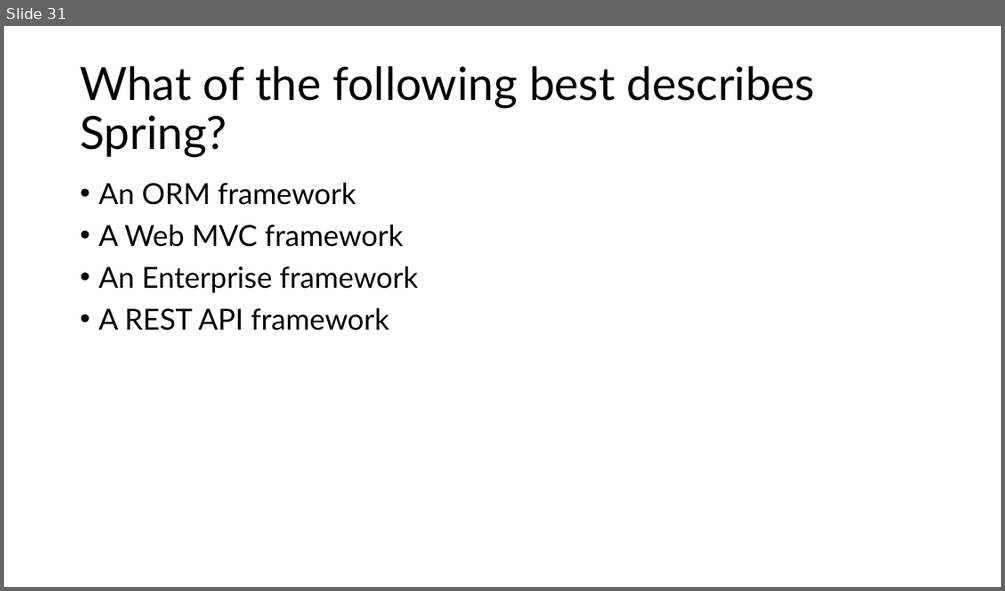
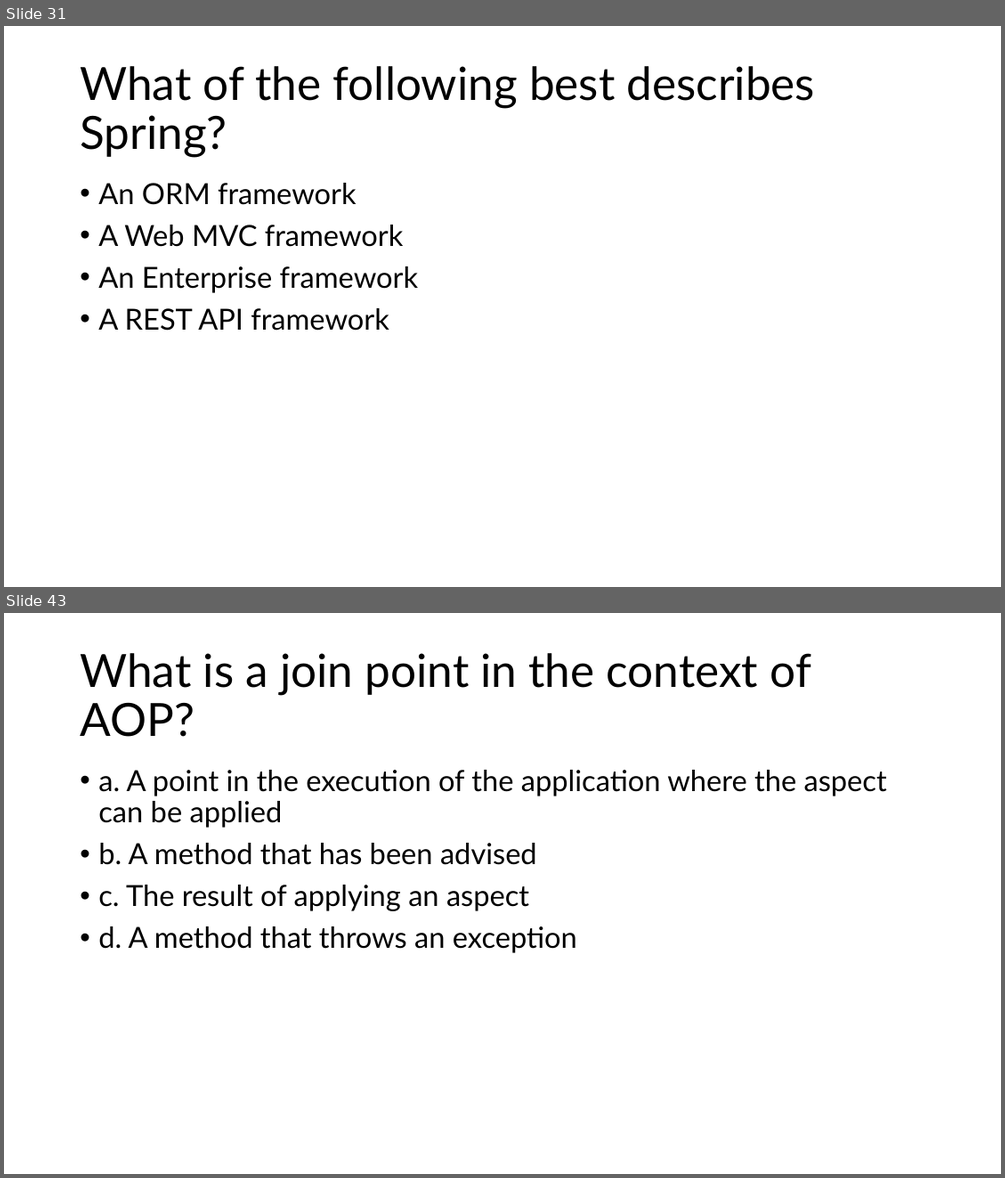
Before and after one commit to aniljos/FS-May-2024, a slide deck: Presentation/MCQ's.pptx. Shown one above the other, each under a label of ours: slide 31 before the commit, slides 31 and 43 after it; the slides between them are not shown. The pictures are 1005x591 and 1005x1178 pixels, drawn with LibreOffice and Linux fonts; fonts in the diff are those of the drawing. Boxes give left, top, right and bottom in pixels: in the first picture for what was removed or moved away, otherwise in the second. Text is boxed around its words. In the diff, an @@ line names an element or a change of style, - is before the commit and + after.

```diff
--- a/Presentation/MCQ's.pptx
+++ b/Presentation/MCQ's.pptx
@@ slide 43 added at <box>4,613,1001,1174</box>, background #FFFFFF @@
@@ title added at <box>80,653,811,737</box>, 44 pt, text #000000 @@
+What is a join point in the context of AOP?
@@ text added at <box>98,770,887,953</box>, 28 pt, text #000000 @@
+• a. A point in the execution of the application where the aspect can be applied
+• b. A method that has been advised
+• c. The result of applying an aspect
+• d. A method that throws an exception
```
Also in this commit, not shown: 12 other slides added, 1 other file.
